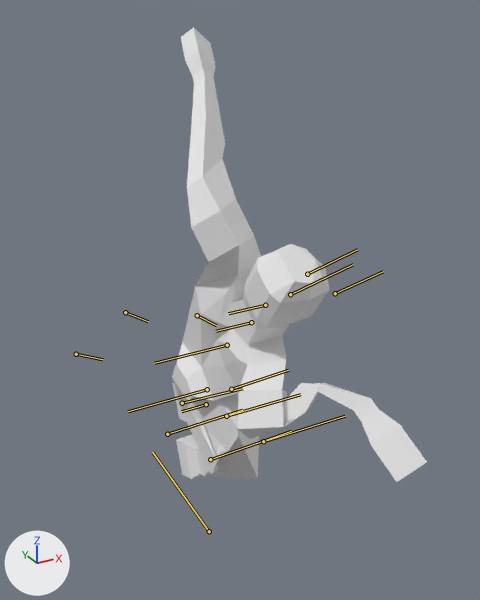
Two versions of the FBX model BunchesProject/Assets/FBX/Human.fbx, one commit apart.
The view is the same before and after, from a 50 mm lens placed at (-0.0111, -0.0235, 0.0241), pointed at (0.0016, -0.0003, 0.0124). Arrows for +X, +Y and +Z are at lower left; the lights stay in place. Both versions are drawn at frame 20 of the action 'Default Take'; the numbers are the values there. The bones that bend it are drawn over the model as lines.

The first picture shows 'HumanMesh'.
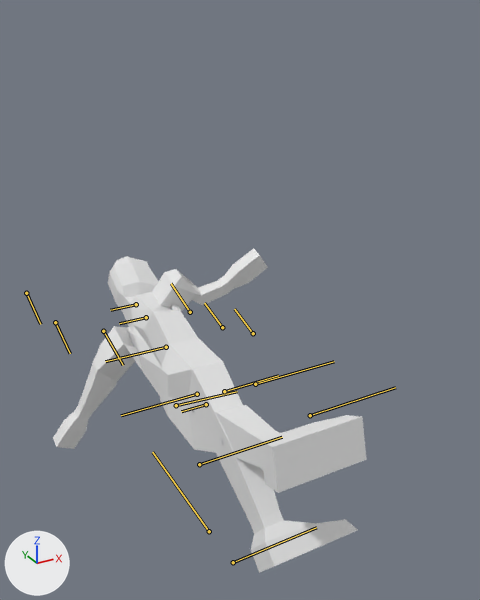
The change, as JSON lines over the scene's bpy script:
```json
{"block": "bone_pelvis", "where": "bone_pelvis = bpy.data.objects['Armature'].pose.bones['Pelvis']  # child of 'Armature'"}
{"op": "set", "path": "bone_pelvis.rotation_quaternion", "old": "(0.996, 0.0, -0.087, 0.0)", "new": "(0.737, 0.0, 0.676, 0.0)", "note": "degrees (0, -10, 0) -> degrees (0, 85, 0)"}
{"block": "bone_stomach", "where": "bone_stomach = bpy.data.objects['Armature'].pose.bones['Stomach']  # child of 'Pelvis'"}
{"op": "set", "path": "bone_stomach.rotation_quaternion", "old": "(0.985, 0.0, -0.174, 0.0)", "new": "(0.999, 0.0, -0.044, 0.0)", "note": "degrees (0, -20, 0) -> degrees (0, -5, 0)"}
{"block": "bone_chest", "where": "bone_chest = bpy.data.objects['Armature'].pose.bones['Chest']  # child of 'Stomach'"}
{"op": "set", "path": "bone_chest.rotation_quaternion", "old": "(0.985, 0.0, -0.174, 0.0)", "new": "(0.999, 0.0, -0.044, 0.0)", "note": "degrees (0, -20, 0) -> degrees (0, -5, 0)"}
{"block": "bone_head", "where": "bone_head = bpy.data.objects['Armature'].pose.bones['Head']  # child of 'Neck'"}
{"op": "set", "path": "bone_head.rotation_quaternion", "old": "(0.991, 0.0, 0.131, 0.0)", "new": "(0.991, 0.0, -0.131, 0.0)", "note": "degrees (0, 15, 0) -> degrees (0, -15, 0)"}
{"block": "bone_uarm_r", "where": "bone_uarm_r = bpy.data.objects['Armature'].pose.bones['UArm_r']  # child of 'Chest'"}
{"op": "set", "path": "bone_uarm_r.location", "old": "(-0.043, -0.03, -0.073)", "new": "(0.0, 0.0, 0.0)"}
{"op": "set", "path": "bone_uarm_r.rotation_quaternion", "old": "(0.939, -0.052, 0.166, 0.296)", "new": "(0.966, 0.0, -0.259, 0.0)", "note": "degrees (0, 20, 35) -> degrees (0, -30, 0)"}
{"block": "bone_larm_r", "where": "bone_larm_r = bpy.data.objects['Armature'].pose.bones['LArm_r']  # child of 'UArm_r'"}
{"op": "set", "path": "bone_larm_r.rotation_quaternion", "old": "(0.954, 0.0, -0.301, 0.0)", "new": "(0.976, 0.0, -0.216, 0.0)", "note": "degrees (0, -35, 0) -> degrees (0, -25, 0)"}
{"block": "bone_uarm_l", "where": "bone_uarm_l = bpy.data.objects['Armature'].pose.bones['UArm_l']  # child of 'Chest'"}
{"op": "set", "path": "bone_uarm_l.location", "old": "(-0.043, 0.03, -0.073)", "new": "(0.0, 0.0, 0.0)"}
{"op": "set", "path": "bone_uarm_l.rotation_quaternion", "old": "(0.939, 0.052, 0.166, -0.296)", "new": "(0.954, 0.0, 0.301, 0.0)", "note": "degrees (0, 20, -35) -> degrees (0, 35, 0)"}
{"block": "bone_larm_l", "where": "bone_larm_l = bpy.data.objects['Armature'].pose.bones['LArm_l']  # child of 'UArm_l'"}
{"op": "set", "path": "bone_larm_l.rotation_quaternion", "old": "(0.954, 0.0, -0.301, 0.0)", "new": "(0.999, 0.0, -0.044, 0.0)", "note": "degrees (0, -35, 0) -> degrees (0, -5, 0)"}
{"block": "bone_uleg_r", "where": "bone_uleg_r = bpy.data.objects['Armature'].pose.bones['ULeg_r']  # child of 'Pelvis'"}
{"op": "set", "path": "bone_uleg_r.location", "old": "(-0.005, 0.0, 0.007)", "new": "(0.0, 0.0, 0.0)"}
{"op": "set", "path": "bone_uleg_r.rotation_quaternion", "old": "(0.793, 0.0, -0.609, 0.0)", "new": "(0.976, -0.012, 0.216, 0.001)", "note": "degrees (0, -75, 0) -> degrees (-1, 25, 0)"}
{"block": "bone_lleg_r", "where": "bone_lleg_r = bpy.data.objects['Armature'].pose.bones['LLeg_r']  # child of 'ULeg_r'"}
{"op": "set", "path": "bone_lleg_r.rotation_quaternion", "old": "(0.383, 0.0, 0.924, 0.0)", "new": "(0.996, 0.0, 0.087, 0.0)", "note": "degrees (0, 135, 0) -> degrees (0, 10, 0)"}
{"block": "bone_uleg_l", "where": "bone_uleg_l = bpy.data.objects['Armature'].pose.bones['ULeg_l']  # child of 'Pelvis'"}
{"op": "set", "path": "bone_uleg_l.location", "old": "(-0.005, 0.0, 0.007)", "new": "(0.0, 0.0, 0.0)"}
{"op": "set", "path": "bone_uleg_l.rotation_quaternion", "old": "(0.793, 0.0, -0.609, 0.0)", "new": "(0.954, -0.017, -0.3, 0.001)", "note": "degrees (0, -75, 0) -> degrees (-2, -35, 1)"}
{"block": "bone_lleg_l", "where": "bone_lleg_l = bpy.data.objects['Armature'].pose.bones['LLeg_l']  # child of 'ULeg_l'"}
{"op": "set", "path": "bone_lleg_l.rotation_quaternion", "old": "(0.383, 0.0, 0.924, 0.0)", "new": "(0.991, 0.0, 0.131, 0.0)", "note": "degrees (0, 135, 0) -> degrees (0, 15, 0)"}
```

Pixel boxes [x1, y1, x2, y2] of what changed, in the pictures (480 x 600 px):
```json
{"object": "HumanMesh", "change": "posed", "before": [172, 27, 427, 482], "after": [53, 248, 367, 573], "on screen": "23% wider, 29% shorter"}
{"bone": "Stomach", "before": "(207, 389) to (128, 411)", "after": "(197, 394) to (121, 415)"}
{"bone": "Chest", "before": "(227, 345) to (154, 363)", "after": "(166, 347) to (105, 361)"}
{"bone": "Head", "before": "(265, 305) to (228, 313)", "after": "(136, 304) to (110, 310)"}
{"bone": "UArm_r", "before": "(197, 315) to (216, 325)", "after": "(103, 331) to (123, 365)"}
{"bone": "LArm_r", "before": "(125, 312) to (148, 321)", "after": "(55, 322) to (70, 353)"}
{"bone": "UArm_l", "before": "(290, 294) to (353, 264)", "after": "(190, 312) to (171, 283)"}
{"bone": "LArm_l", "before": "(307, 274) to (357, 249)", "after": "(222, 327) to (204, 303)"}
{"bone": "ULeg_r", "before": "(182, 403) to (242, 388)", "after": "(176, 405) to (237, 391)"}
{"bone": "LLeg_r", "before": "(210, 459) to (291, 431)", "after": "(199, 464) to (282, 437)"}
{"bone": "ULeg_l", "before": "(231, 389) to (288, 370)", "after": "(224, 391) to (278, 375)"}
{"bone": "LLeg_l", "before": "(263, 441) to (345, 416)", "after": "(255, 384) to (334, 361)"}
```
